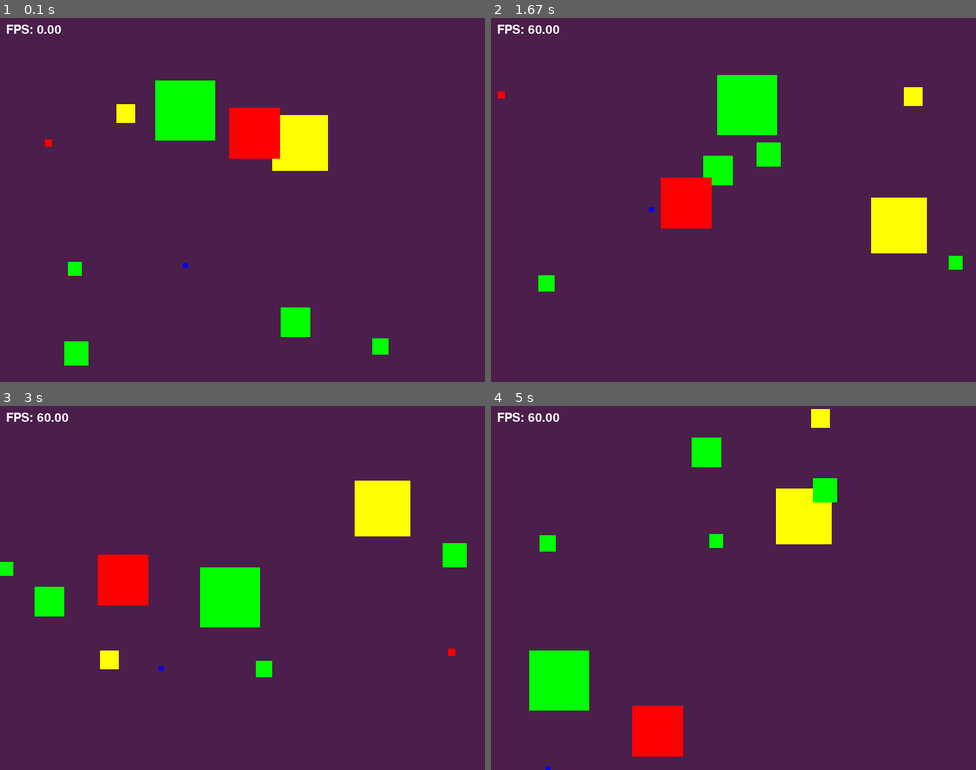
Above: before the commit, frames 1-4 (two rows, left to right).
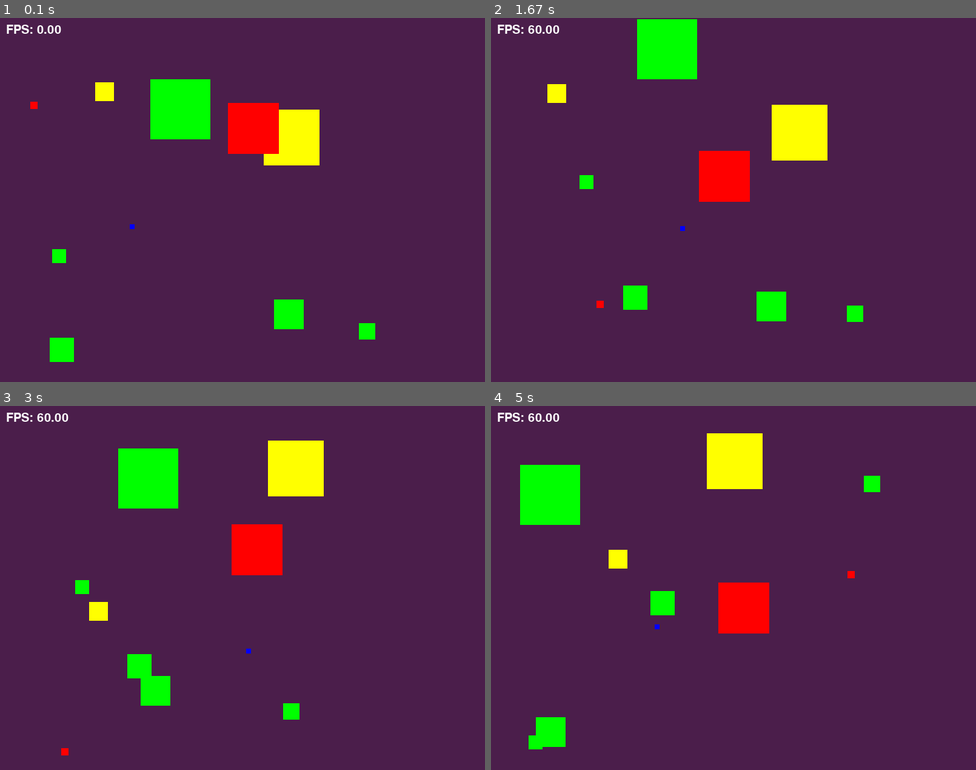
Above: after the commit, the same moments.

Repository: Ashh7121/lab8-pygame
Game: pygame game, started from fleeingfeature.py
Same seed, same stepped clock (60 frames per second), same inputs: the game is played once before the commit and once after it.
Inputs:
- Up to frame 1 (0.1 s): no input
- Up to frame 2 (1.67 s): no input
- Up to frame 3 (3 s): no input
- Up to frame 4 (5 s): no input

The runs differ from the first frame. In frame 1, 3.2% of the frame differs, in the area x 6-81%, y 16-96%; in frame 2, 12%; in frame 3, 13%, in the area x 0-97%, y 9-96%; in frame 4, 13%.

Commit message:
Added fleeing

Diff:
--- a/fleeingfeature.py
+++ b/fleeingfeature.py
@@ -18,7 +18,7 @@
 SIZES = []
 
 # TODO: Add a constant for the flee threshold buffer
-# FLEE_BUFFER = ?
+FLEE_BUFFER = 20
 
 squares = []
 for _ in range(NUM_SQUARES):
@@ -28,8 +28,8 @@
     x = random.randint(0, WIDTH - size)
     y = random.randint(0, HEIGHT - size)
 
-    dx = int((20/size) * 10)
-    dy = int((20/size) * 10)
+    dx = int((20/size) * 5)
+    dy = int((20/size) * 5)
 
     squares.append([x, y, dx, dy, size, color])
 
@@ -72,18 +72,31 @@
         pygame.draw.rect(screen, color, (x, y, size, size))
 
     # TODO: NESTED LOOP SECTION
-    # Add a nested loop here to check all pairs of squares
-    # Outer loop: for i in range(len(squares)):
-    # Inner loop: for j in range(i+1, len(squares)):
-    #     Inside the loops:
-    #     1. Extract data from squares[i] and squares[j]
-    #     2. Calculate center coordinates for both squares
-    #     3. Calculate distance between centers using Pythagorean theorem
-    #     4. Calculate the flee threshold (sum of sizes + buffer)
-    #     5. Check if distance < threshold
-    #     6. If yes, determine which is smaller and which is bigger
-    #     7. If square[i] is smaller than square[j], reverse square[i]'s velocity
-    #     8. If square[j] is smaller than square[i], reverse square[j]'s velocity
+    for i in range(len(squares)):
+        for j in range(i + 1, len(squares)):
+            s1 = squares[i]
+            s2 = squares[j]
+
+            x1, y1, dx1, dy1, size1, _ = s1
+            x2, y2, dx2, dy2, size2, _ = s2
+
+            # centers
+            cx1, cy1 = x1 + size1 / 2, y1 + size1 / 2
+            cx2, cy2 = x2 + size2 / 2, y2 + size2 / 2
+
+            # distance
+            dist = math.sqrt((cx2 - cx1)**2 + (cy2 - cy1)**2)
+
+            # flee threshold
+            threshold = size1 + size2 + FLEE_BUFFER
+
+            if dist < threshold:
+                if size1 < size2:
+                    s1[2] *= -1
+                    s1[3] *= -1
+                elif size2 < size1:
+                    s2[2] *= -1
+                    s2[3] *= -1
 
     fps = clock.get_fps()
     fps_text = font.render(f"FPS: {fps:.2f}", True, (255, 255, 255))
